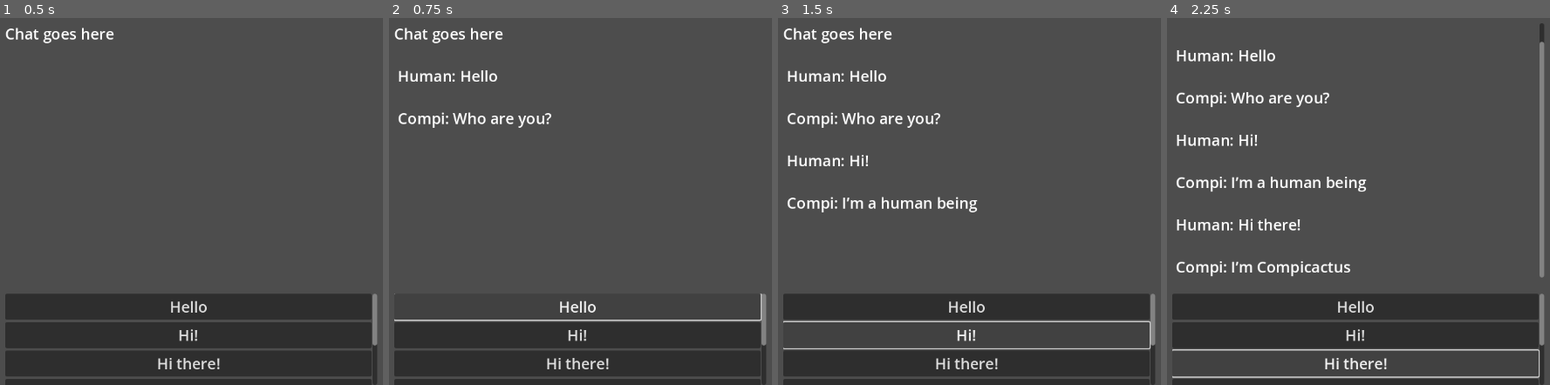
Above: before the commit, frames 1-4 (left to right).
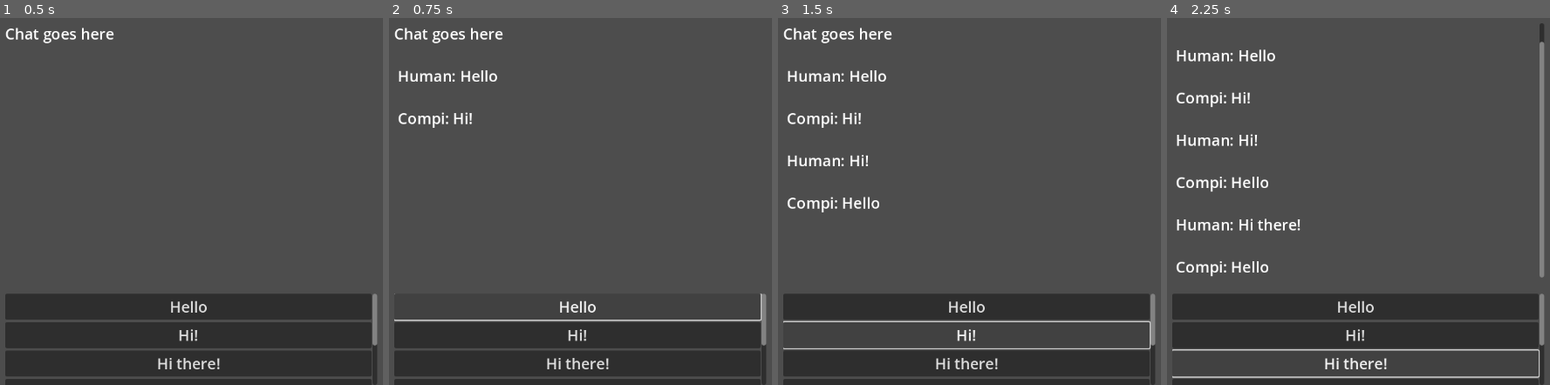
Above: after the commit, the same moments.

Repository: Eibriel/compicactus-copycat
Game: Godot game, scene res://main.tscn
Same seed, same stepped clock (60 frames per second), same inputs: the game is played once before the commit and once after it.
Inputs:
- Up to frame 1 (0.5 s): no input
- Up to frame 2 (0.75 s): click "Hello" at 0.5 s
- Up to frame 3 (1.5 s): click "Hi!" at 1.25 s
- Up to frame 4 (2.25 s): click "Hi there!" at 2 s

Frame 1 is identical in both runs. In frame 2, 0.4% of the frame differs, in the area x 16-43%, y 25-30%; in frame 3, 0.9%; in frame 4, 1.4%, in the area x 16-53%, y 20-71%.
Error before the commit: Invalid access to property or key 'filters' on a base object of type 'RefCounted (Quip)'. (res://quip_class.gd:76)

Commit message:
switching from filters to weight

Diff:
--- a/quip_class.gd
+++ b/quip_class.gd
@@ -1,6 +1,7 @@
 class_name ChatText
 
 var quips := {}
+var quips_ids: Array[String]
 var current_quip := ""
 var actors: Array[Actor]
 var current_actor: int
@@ -14,6 +15,7 @@
 	var topics: Array[String]
 	var answers: Array[String]
 	var weights: Array[Callable]
+	var weight: int = 0
 
 class Actor:
 	var name: String
@@ -54,33 +56,33 @@
 	return quips.keys()
 
 func select_answer(id:String, actor_answering:int):
+	update_quips_ids()
 	current_actor = actor_answering
+	update_weigths()
 	var answer: String
-	var answers: Array = remove_unavailable_quips(quips[id].answers)
-	if answers.size() > 0:
-		answer = answers.pick_random()
-		return answer
-	answers = remove_unavailable_quips(quips_ids())
-	answer = quips.keys().pick_random()
+	for a in quips[id].answers:
+		quips[a].weight += 50
+	quips_ids.sort_custom(sort_quips)
+	answer = quips_ids[0]
 	return answer
 
-func remove_unavailable_quips(quips_to_filter: Array[String]) -> Array[String]:
-	var selected_quips: Array[String] = []
-	for quip in quips_to_filter:
-		if check_filters(quips[quip]):
-			selected_quips.append(quip)
-	return selected_quips
+func update_weigths() -> void:
+	for quip in quips:
+		check_weights(quips[quip])
 
-func check_filters(quip: Quip):
-	var total_weight: int = 0
-	for f in quip.filters:
-		total_weight += f.call(quip, actors[current_actor])
-	return total_weight
+func check_weights(quip: Quip) -> void:
+	quip.weight = 0
+	for f in quip.weights:
+		quip.weight += f.call(quip, actors[current_actor])
 
-func quips_ids() -> Array[String]:
+func sort_quips(a: String, b: String):
+	if quips[a].weight > quips[b].weight:
+		return true
+	return false
+
+func update_quips_ids() -> void:
 	# Hack to convert Dict keys to
 	# an array of strings
-	var r: Array[String] = []
+	quips_ids.resize(0)
 	for k in quips.keys():
-		r.append(k)
-	return r
+		quips_ids.append(k)
